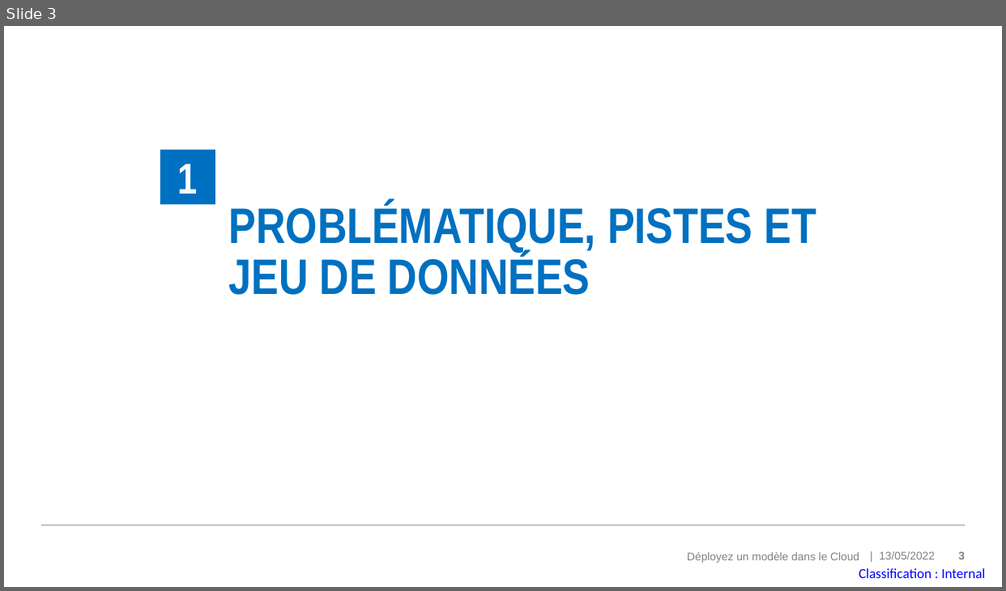
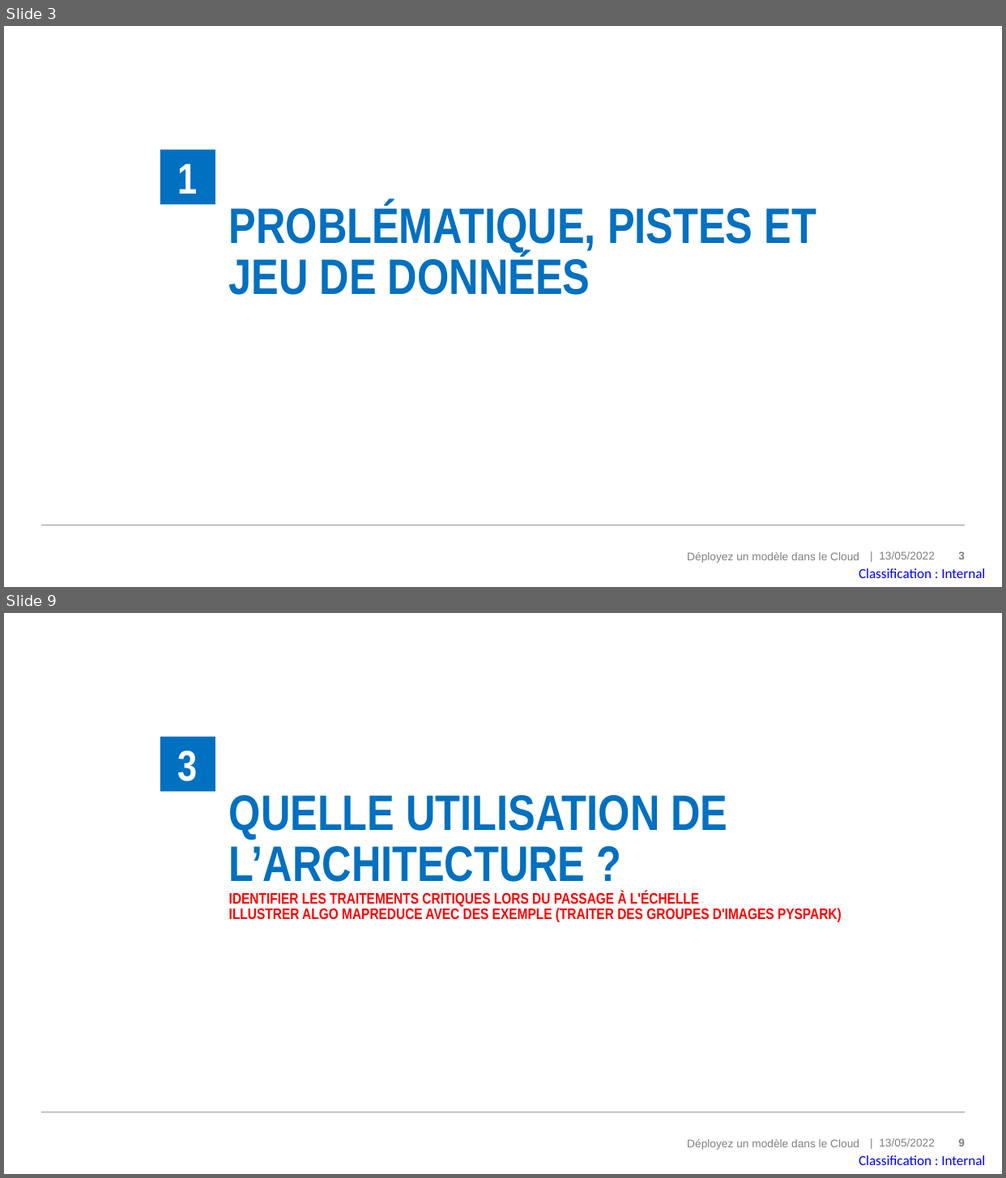
Before and after one commit to MadesLaurence/OpenClassrooms-Fruits-Project-8-, a slide deck: P8_10_support.pptx. Shown one above the other, each under a label of ours: slide 3 before the commit, slides 3 and 9 after it; the slides between them are not shown. The pictures are 1006x591 and 1006x1178 pixels, drawn with LibreOffice and Linux fonts; fonts in the diff are those of the drawing. Boxes give left, top, right and bottom in pixels: in the first picture for what was removed or moved away, otherwise in the second. Text is boxed around its words. In the diff, an @@ line names an element or a change of style, - is before the commit and + after.

```diff
--- a/P8_10_support.pptx
+++ b/P8_10_support.pptx
@@ slide 9 added at <box>4,613,1002,1174</box>, background #FFFFFF; not listed: 5 template elements that a slide beside it also shows @@
@@ subtitle added at <box>160,737,215,792</box>, fill #0070C0, 31 pt, text #FFFFFF, bold @@
+3
@@ title added at <box>229,795,842,922</box>, 11 pt, text #FF0000, bold @@
+QUELLE UTILISATION DE L’ARCHITECTURE ?
+IDENTIFIER LES TRAITEMENTS CRITIQUES LORS DU PASSAGE À L'ÉCHELLE
+ILLUSTRER ALGO MAPREDUCE AVEC DES EXEMPLE (TRAITER DES GROUPES D'IMAGES PYSPARK)
```
Also in this commit, not shown: 7 slides changed, 2 other slides added, 3 slides removed, 1 other file.
